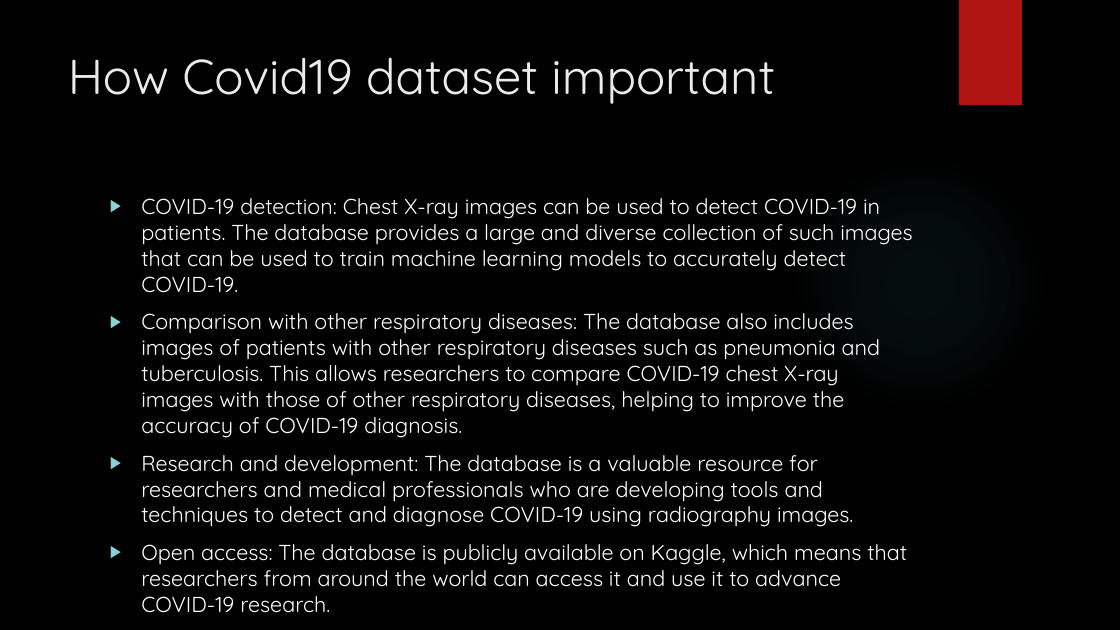
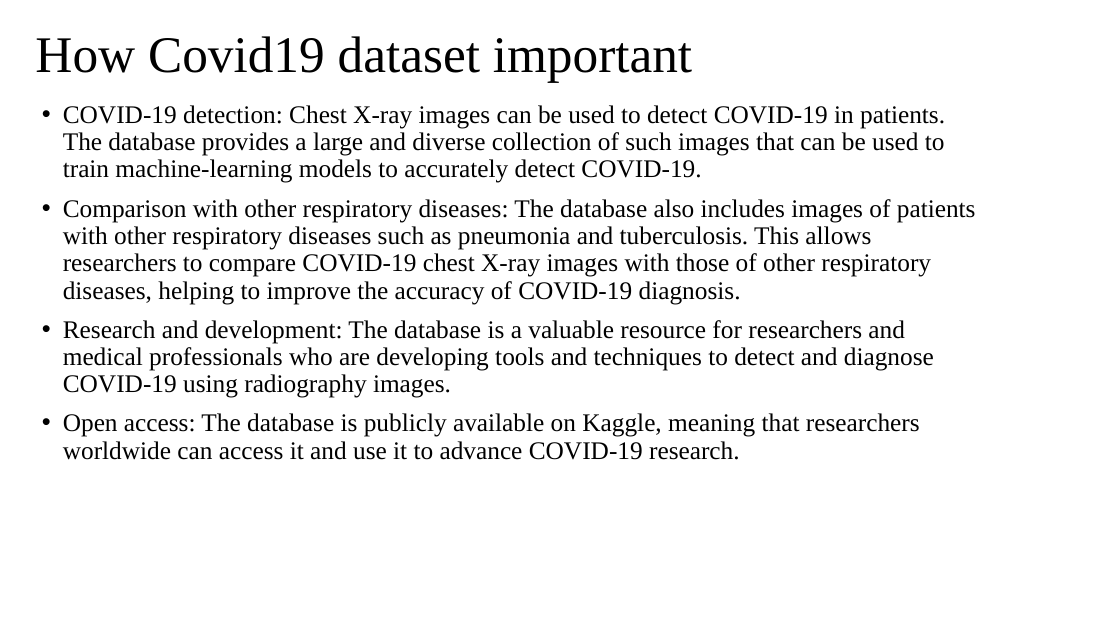
Before and after one commit to SharkyRCC/Covid-19-Classification, a slide deck: slide 5 of Presentation/neural_ppt.pptx. Drawn at 1120x630 pixels with LibreOffice and Linux fonts; fonts in the diff are those of the drawing; background and template pictures are left out. Boxes give left, top, right and bottom in pixels: in the first picture for what was removed or moved away, otherwise in the second. Text is boxed around its words. In the diff, an @@ line names an element or a change of style, - is before the commit and + after.

Commit message:
Update PPT

```diff
--- a/Presentation/neural_ppt.pptx
+++ b/Presentation/neural_ppt.pptx
@@ background picture (left out) to #FFFFFF @@
@@ title "How Covid19 dataset important": place and size @@
-title "How Covid19 dataset important" at [68,57,775,104]
+title "How Covid19 dataset important" at [35,36,692,83]
@@ title "How Covid19 dataset important" at [35,36,692,83]: size 42 to 44 pt, font Quicksand to Times New Roman, text colour #EBEBEB to #000000; line spacing 1 to 0.9; vertical alignment top to middle @@
@@ rectangle removed at [959,0,1022,105] @@
@@ text "COVID-19 detection: Chest X-ray images ...": place and size @@
-text "COVID-19 detection: Chest X-ray images ..." at [141,198,912,587]
+text "COVID-19 detection: Chest X-ray images ..." at [63,105,976,460]
@@ text at [63,105,945,183]: text changed; size 18.5 to 21.7 pt; font Quicksand to Times New Roman; text colour #FFFFFF to #000000 @@
-▶ COVID-19 detection: Chest X-ray images can be used to detect COVID-19 in patients. The database provides a large and diverse collection of such images that can be used to train machine learning models to accurately detect COVID-19.
+• COVID-19 detection: Chest X-ray images can be used to detect COVID-19 in patients. The database provides a large and diverse collection of such images that can be used to train machine-learning models to accurately detect COVID-19.
@@ ellipse removed at [791,154,1049,413] @@
@@ text at [63,199,976,398]: size 18.5 to 21.7 pt, font Quicksand to Times New Roman, text colour #FFFFFF to #000000 in "Comparison with other respiratory diseases: The database ...", "Research and development: The database is a ..."; bullet ▶ to •; line spacing 1 to 0.9 @@
@@ text at [63,413,920,460]: text changed; size 18.5 to 21.7 pt; font Quicksand to Times New Roman; text colour #FFFFFF to #000000 @@
-▶ Open access: The database is publicly available on Kaggle, which means that researchers from around the world can access it and use it to advance COVID-19 research.
+• Open access: The database is publicly available on Kaggle, meaning that researchers worldwide can access it and use it to advance COVID-19 research.
```
Also in this commit, not shown: 12 other slides changed, 6 slides added, 2 slides removed.
